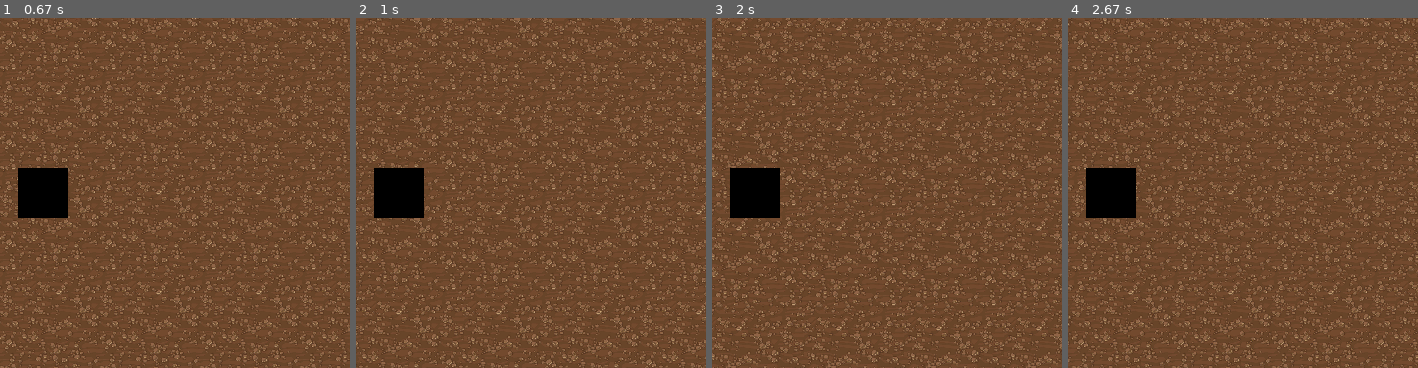
Above: before the commit, frames 1-4 (left to right).
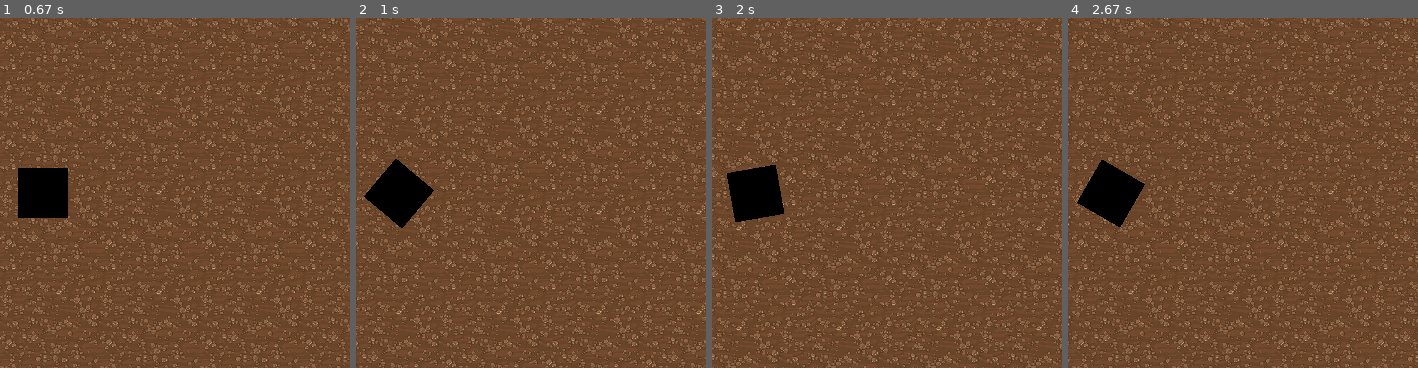
Above: after the commit, the same moments.

Repository: Camleaf/ICS3U
Game: pygame game, started from U3/main.py
Same seed, same stepped clock (60 frames per second), same inputs: the game is played once before the commit and once after it.
Inputs:
- Up to frame 1 (0.67 s): hold Right from 0.33 s (still down)
- Up to frame 2 (1 s): release Right at 0.8 s; hold Up from 0.83 s (still down)
- Up to frame 3 (2 s): release Up at 1.13 s; hold Right 1.17-1.63 s; hold Left from 1.67 s (still down)
- Up to frame 4 (2.67 s): release Left at 2.2 s; hold Down 2.23-2.53 s; hold Left from 2.57 s (still down)
The pictures show only the part of the screen within x 44-94%, y 25-75%; the shares and areas given below are measured in that part.

Frame 1 is identical in both runs. In frame 2, 0.7% of the frame differs, in the area x 2-23%, y 40-60%; in frame 3, 0.3%; in frame 4, 0.6%.

Commit message:
Add player rotation while moving

Diff:
--- a/U3/main.py
+++ b/U3/main.py
@@ -49,6 +49,7 @@
         y_vector = 0
         if keys_pressed[pg.K_LEFT]:
             x_vector -= 2
+
         if keys_pressed[pg.K_RIGHT]:
             x_vector += 2
         if keys_pressed[pg.K_UP]:
--- a/U3/utils/player/main.py
+++ b/U3/utils/player/main.py
@@ -1,4 +1,5 @@
 import pygame as pg
+import math
 
 class Player(pg.sprite.Sprite):
     """The player. Contains functions
@@ -27,11 +28,13 @@
       self.height = height
       self.GAME_BASE = GAME_BASE
       self.GAME_HEIGHT = GAME_HEIGHT
-      self.rotation = 0
+      self.rotation = 180
       self.camera_x = GAME_BASE/2
       self.camera_y = GAME_HEIGHT / 2
-
+      self.rotation_target = 180
       self.speed = 0
+      self.prev_case = 180
+      self.difference = 0
 
     def move(self, x, y):
         # print(x,y, self.camera_x, self.camera_y) # debugging
@@ -42,6 +45,44 @@
         if self.height/2 < self.camera_y + y < self.GAME_HEIGHT - self.height/2:
           self.camera_y += y
 
+
+        match [x//2,y//2]: # match the rotation to the movement
+          case [1,0]: # right
+            self.rotation_target = 90
+          case [-1,0]:
+            self.rotation_target = 270
+          case [1,1]:
+              self.rotation_target = 45
+          case [-1,-1]:
+              self.rotation_target = 225
+          case [1,-1]:
+              self.rotation_target = 135
+          case [-1,1]:
+              self.rotation_target = 315
+          case [0,1]:
+              self.rotation_target = 0
+          case [0,-1]:
+              self.rotation_target = 180
+        # print(self.rotation, self.rotation_target)
+        if self.rotation <= 0: # handle overflows
+           self.rotation = 360 - self.rotation
+        elif self.rotation > 360:
+           self.rotation = self.rotation - 360
+
+        if self.rotation_target != self.prev_case:
+          self.difference = (self.rotation_target - self.rotation) % 360 # get initial difference
+
+          if self.difference > 180 :
+            self.difference = -((360 - self.difference)% 360) # move the scale to 180 / -180
+          self.difference = -self.difference #invert the differences so that i can see how much is remaining
+        if self.difference < 0: # if the inverted difference is below zero, (or if the original delta angle was positive), move clockwise
+           self.difference += 5
+           self.rotate(5)
+        elif self.difference > 0:# if the inverted difference is above zero, (or if the original delta angle was negative), move counter clockwise
+          self.difference -= 5
+          self.rotate(-5)
+
+        self.prev_case = self.rotation_target
 
 
     def rotate(self, rotate):
Not shown, changed: .gitignore
